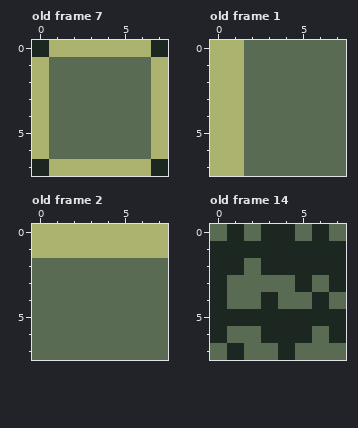
Pixel-art file: images/tileset1.ase. The first picture shows the starting point.
8x8 pixels, 18 frames. Shown: old frame 7, old frame 1, old frame 2, old frame 14. The commit also changed other frames, which this record leaves out.
The same view after the edit:
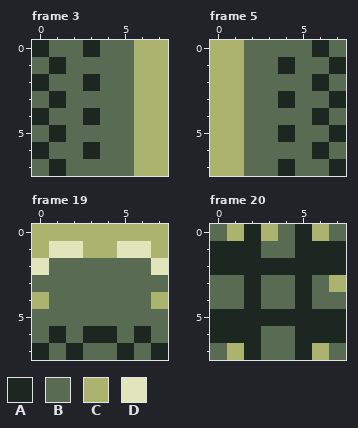
Palette (. is transparent): A #1d2722  B #5a6b54  C #abb36e  D #e1e5bb
A new or re-ordered frame is compared with the old frame closest to it.
Change:
frames 18 -> 25
frames re-ordered
Frame 3 is new; against old frame 7:
y 0: x 1..5 CCCCC -> BBABB; x 7 A -> C
y 1: x 0..1 CB -> BA; x 6 B -> C
y 2: x 0 C -> A; x 3 B -> A; x 6 B -> C
y 3: x 0..1 CB -> BA; x 6 B -> C
y 4: x 0 C -> A; x 3 B -> A; x 6 B -> C
y 5: x 0..1 CB -> BA; x 6 B -> C
y 6: x 0 C -> A; x 3 B -> A; x 6 B -> C
y 7: x 0..5 ACCCCC -> BABBBB; x 7 A -> C
Frame 5 against old frame 1:
y 0: x 6 B -> A
y 1: x 4 B -> A; x 7 B -> A
y 2: x 6 B -> A
y 3: x 4 B -> A; x 7 B -> A
y 4: x 6 B -> A
y 5: x 4 B -> A; x 7 B -> A
y 6: x 6 B -> A
y 7: x 4 B -> A; x 7 B -> A
Frame 19 is new; against old frame 2:
y 1: x 1..2 CC -> DD; x 5..6 CC -> DD
y 2: x 0 B -> D; x 7 B -> D
y 4: x 0 B -> C; x 7 B -> C
y 6: x 1 B -> A; x 3..4 BB -> AA; x 6 B -> A
y 7: x 0 B -> A; x 2 B -> A; x 5 B -> A; x 7 B -> A
Frame 20 is new; against old frame 14:
y 0: x 1..6 ABAABA -> CACBAC
y 1: x 3..4 AA -> BB
y 2: x 2 B -> A
y 3: x 0 A -> B; x 2 B -> A; x 7 A -> C
y 4: x 0 A -> B; x 2..3 BA -> AB; x 5..6 BA -> AB
y 6: x 1..4 BBAA -> AABB; x 6 B -> A
y 7: x 1..2 AB -> CA; x 4..6 ABB -> BAC
Changed places in both pictures, as pixel boxes (x1, y1, x2, y2):
changed: (32, 40, 168, 176)
changed: (278, 40, 346, 176)
changed: (32, 241, 168, 360)
changed: (210, 224, 346, 360)
